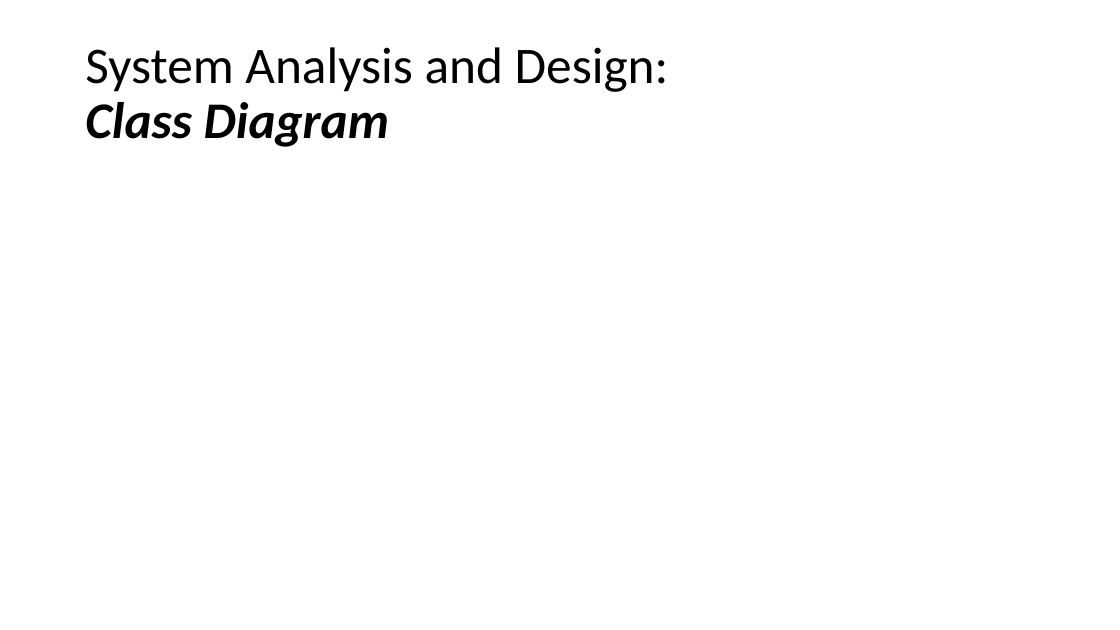
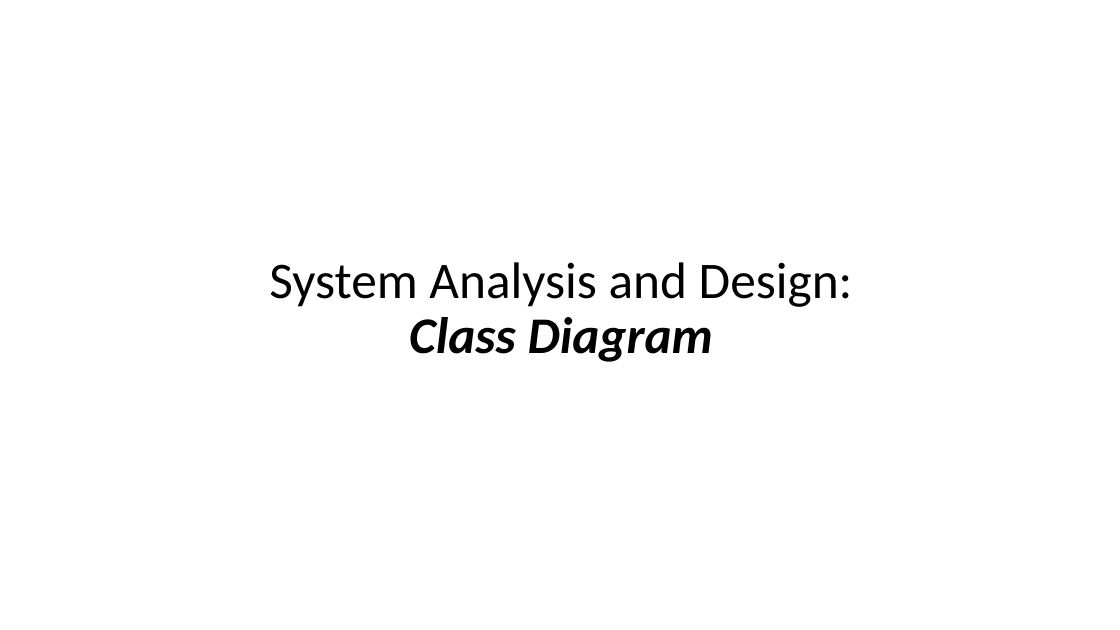
Before and after one commit to FCI-E-campus/fci-e-campus-docs, a slide deck: slide 23 of Mid-year document & presentation/FCI-CU-GP-Midyear-Presentation.pptx (slide 14 before the commit). Drawn at 1120x630 pixels with LibreOffice and Linux fonts; fonts in the diff are those of the drawing. Boxes give left, top, right and bottom in pixels: in the first picture for what was removed or moved away, otherwise in the second. Text is boxed around its words. In the diff, an @@ line names an element or a change of style, - is before the commit and + after.

```diff
--- a/Mid-year document & presentation/FCI-CU-GP-Midyear-Presentation.pptx
+++ b/Mid-year document & presentation/FCI-CU-GP-Midyear-Presentation.pptx
@@ title "System Analysis and Design: Class ...": place and size @@
-title "System Analysis and Design: Class ..." at (85, 47, 669, 147)
+title "System Analysis and Design: Class ..." at (269, 262, 853, 362)
@@ title "System Analysis and Design: Class ..." at (269, 262, 853, 362): alignment left to centre @@
```
Also in this commit, not shown: 9 other slides changed, 23 slides added, 2 other files.
